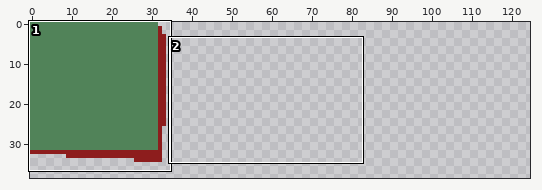
Pixel-art file -- res/sprites/main-sheet.ase. The picture above shows the old version from afar; the outline marks the close-up.
Close-up. First the earlier version:
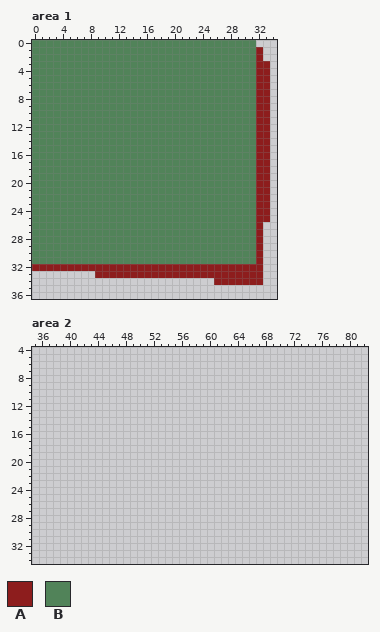
128x128 pixels, 1 frame. Shown: area 1: x 0..34, y 0..36; area 2: x 35..82, y 4..34. The wide view leaves out empty margins. The commit also changed other parts of the picture, which this record leaves out.
Palette (. is transparent): A #8d1d1d  B #518359
Pixels before, area 1, first column x 0:
 0 BBBBBBBBBBBBBBBBBBBBBBBBBBBBBBBB..
 1 BBBBBBBBBBBBBBBBBBBBBBBBBBBBBBBBA.
 2 BBBBBBBBBBBBBBBBBBBBBBBBBBBBBBBBA.
 3 BBBBBBBBBBBBBBBBBBBBBBBBBBBBBBBBAA
 4 BBBBBBBBBBBBBBBBBBBBBBBBBBBBBBBBAA
 5 BBBBBBBBBBBBBBBBBBBBBBBBBBBBBBBBAA
 6 BBBBBBBBBBBBBBBBBBBBBBBBBBBBBBBBAA
 7 BBBBBBBBBBBBBBBBBBBBBBBBBBBBBBBBAA
 8 BBBBBBBBBBBBBBBBBBBBBBBBBBBBBBBBAA
 9 BBBBBBBBBBBBBBBBBBBBBBBBBBBBBBBBAA
10 BBBBBBBBBBBBBBBBBBBBBBBBBBBBBBBBAA
11 BBBBBBBBBBBBBBBBBBBBBBBBBBBBBBBBAA
12 BBBBBBBBBBBBBBBBBBBBBBBBBBBBBBBBAA
13 BBBBBBBBBBBBBBBBBBBBBBBBBBBBBBBBAA
14 BBBBBBBBBBBBBBBBBBBBBBBBBBBBBBBBAA
15 BBBBBBBBBBBBBBBBBBBBBBBBBBBBBBBBAA
16 BBBBBBBBBBBBBBBBBBBBBBBBBBBBBBBBAA
17 BBBBBBBBBBBBBBBBBBBBBBBBBBBBBBBBAA
18 BBBBBBBBBBBBBBBBBBBBBBBBBBBBBBBBAA
19 BBBBBBBBBBBBBBBBBBBBBBBBBBBBBBBBAA
20 BBBBBBBBBBBBBBBBBBBBBBBBBBBBBBBBAA
21 BBBBBBBBBBBBBBBBBBBBBBBBBBBBBBBBAA
22 BBBBBBBBBBBBBBBBBBBBBBBBBBBBBBBBAA
23 BBBBBBBBBBBBBBBBBBBBBBBBBBBBBBBBAA
24 BBBBBBBBBBBBBBBBBBBBBBBBBBBBBBBBAA
25 BBBBBBBBBBBBBBBBBBBBBBBBBBBBBBBBAA
26 BBBBBBBBBBBBBBBBBBBBBBBBBBBBBBBBA.
27 BBBBBBBBBBBBBBBBBBBBBBBBBBBBBBBBA.
28 BBBBBBBBBBBBBBBBBBBBBBBBBBBBBBBBA.
29 BBBBBBBBBBBBBBBBBBBBBBBBBBBBBBBBA.
30 BBBBBBBBBBBBBBBBBBBBBBBBBBBBBBBBA.
31 BBBBBBBBBBBBBBBBBBBBBBBBBBBBBBBBA.
32 AAAAAAAAAAAAAAAAAAAAAAAAAAAAAAAAA.
33 .........AAAAAAAAAAAAAAAAAAAAAAAA.
34 ..........................AAAAAAA.
The result:
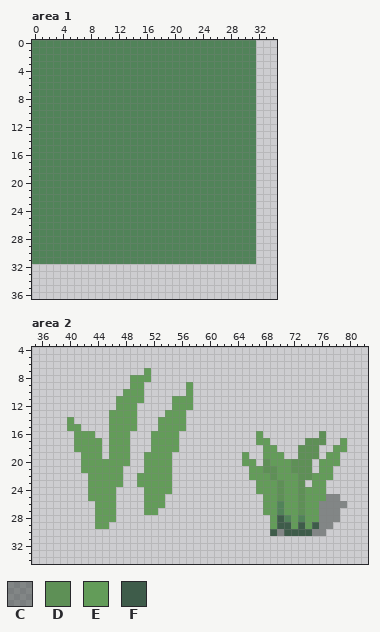
Colours new in this view: C #323b387c  D #5e9056  E #639c59  F #3e5c4a
Edits made:
Area 1:
y 1..2: x 32 A -> .
y 3..25: x 32..33 AA -> ..
y 26..31: x 32 A -> .
y 32: x 0..32 AAAAAAAAAAAAAAAAAAAAAAAAAAAAAAAAA -> .................................
y 33: x 9..32 AAAAAAAAAAAAAAAAAAAAAAAA -> ........................
y 34: x 26..32 AAAAAAA -> .......
Area 2:
y 7: x 51 . -> E
y 8: x 49..51 ... -> EEE
y 9: x 49..50 .. -> EE; x 57 . -> E
y 10: x 48..50 ... -> EEE; x 57 . -> E
y 11: x 47..50 .... -> EEEE; x 55..57 ... -> EEE
y 12: x 47..49 ... -> EEE; x 55..57 ... -> EEE
y 13: x 46..49 .... -> EEEE; x 54..56 ... -> EEE
y 14: x 40 . -> E; x 46..49 .... -> EEEE; x 53..56 .... -> EEEE
y 15: x 40..41 .. -> EE; x 46..49 .... -> EEEE; x 53..56 .... -> EEEE
y 16: x 41..43 ... -> EEE; x 46..48 ... -> EEE; x 52..55 .... -> EEEE; x 67 . -> E; x 76 . -> D
y 17: x 41..44 .... -> EEEE; x 46..48 ... -> EEE; x 52..55 .... -> EEEE; x 67..68 .. -> EE; x 74..76 ... -> DDD; x 79 . -> E
y 18: x 41..44 .... -> EEEE; x 46..48 ... -> EEE; x 52..55 .... -> EEEE; x 68..69 .. -> EE; x 73..75 ... -> DDD; x 78..79 .. -> EE
y 19: x 42..44 ... -> EEE; x 46..48 ... -> EEE; x 51..54 .... -> EEEE; x 65 . -> E; x 68..70 ... -> EEE; x 73..75 ... -> DDD; x 77..78 .. -> EE
y 20: x 42..48 ....... -> EEEEEEE; x 51..54 .... -> EEEE; x 65..66 .. -> EE; x 68..74 ....... -> DEEEDDD; x 76..78 ... -> EEE
y 21: x 42..47 ...... -> EEEEEE; x 51..54 .... -> EEEE; x 66..74 ......... -> EEDDEEDDD; x 76..77 .. -> EE
y 22: x 43..47 ..... -> EEEEE; x 50..54 ..... -> EEEEE; x 66..77 ............ -> EEEDEEEDDEEE
y 23: x 43..47 ..... -> EEEEE; x 50..54 ..... -> EEEEE; x 67..73 ....... -> EEEDEED; x 75..76 .. -> EE
y 24: x 43..46 .... -> EEEE; x 51..54 .... -> EEEE; x 67..76 .......... -> EEEDEEDEEE
y 25: x 43..46 .... -> EEEE; x 51..53 ... -> EEE; x 68..78 ........... -> EEDEEDEEECC
y 26: x 44..46 ... -> EEE; x 51..53 ... -> EEE; x 68..79 ............ -> EEBEEDEECCCC
y 27: x 44..46 ... -> EEE; x 51..52 .. -> EE; x 68..78 ........... -> EEBEEDEECCC
y 28: x 44..46 ... -> EEE; x 69..78 .......... -> EFBEBEECCC
y 29: x 44..45 .. -> EE; x 69..77 ......... -> EFFEFEFCC
y 30: x 69..76 ........ -> FCFFFFCC
Pixel boxes of the changes (left, top, right, bottom) in both close-ups:
erased: (32, 47, 270, 285)
added: (67, 368, 193, 529)
added: (242, 431, 347, 536)
